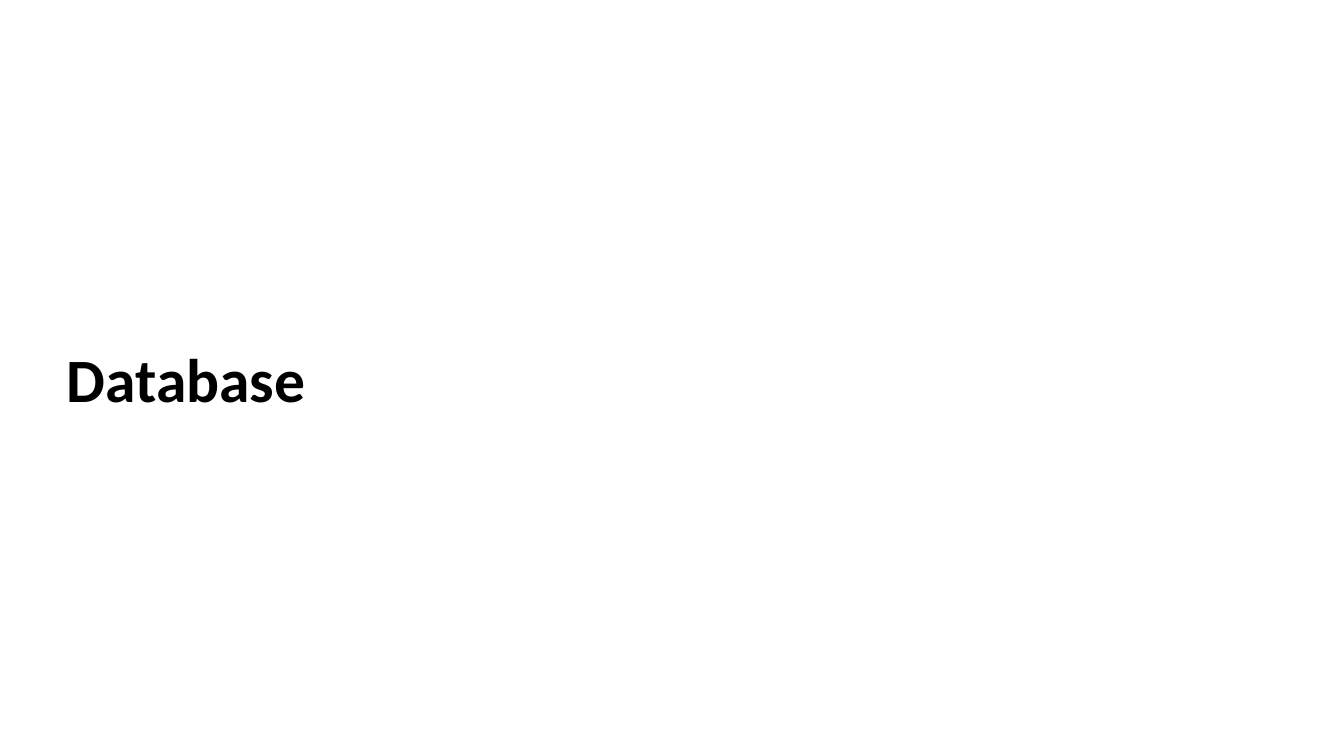
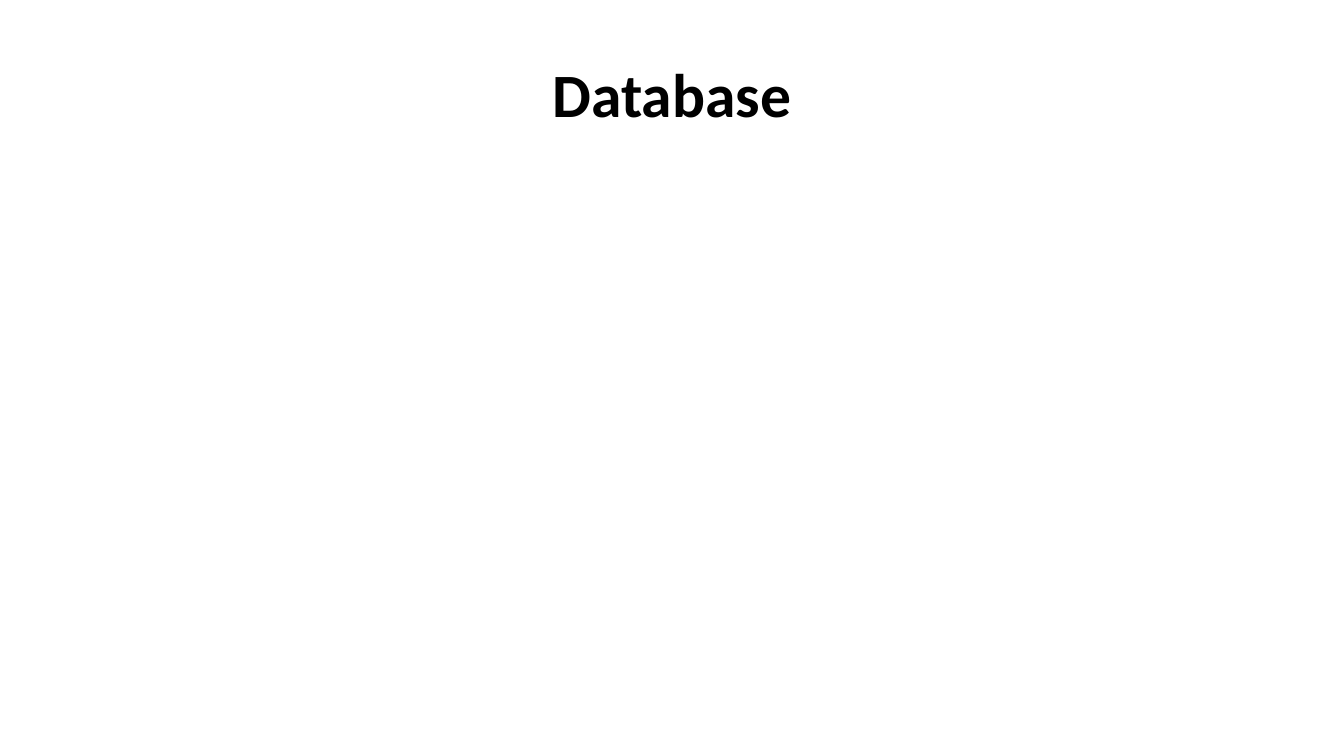
Before and after one commit to ucoruh/course-note-template, a slide deck: slide 4 of docs/week-1/week-1.en.md_word.pptx. Drawn at 1344x756 pixels with LibreOffice and Linux fonts; fonts in the diff are those of the drawing. Boxes give left, top, right and bottom in pixels: in the first picture for what was removed or moved away, otherwise in the second. Text is boxed around its words. In the diff, an @@ line names an element or a change of style, - is before the commit and + after.

```diff
--- a/docs/week-1/week-1.en.md_word.pptx
+++ b/docs/week-1/week-1.en.md_word.pptx
@@ title "Database" moved from (x1=67, y1=358, x2=306, y2=403) to (x1=553, y1=73, x2=792, y2=118) @@
```
Also in this commit, not shown: 5 other slides changed, 3 other files.
